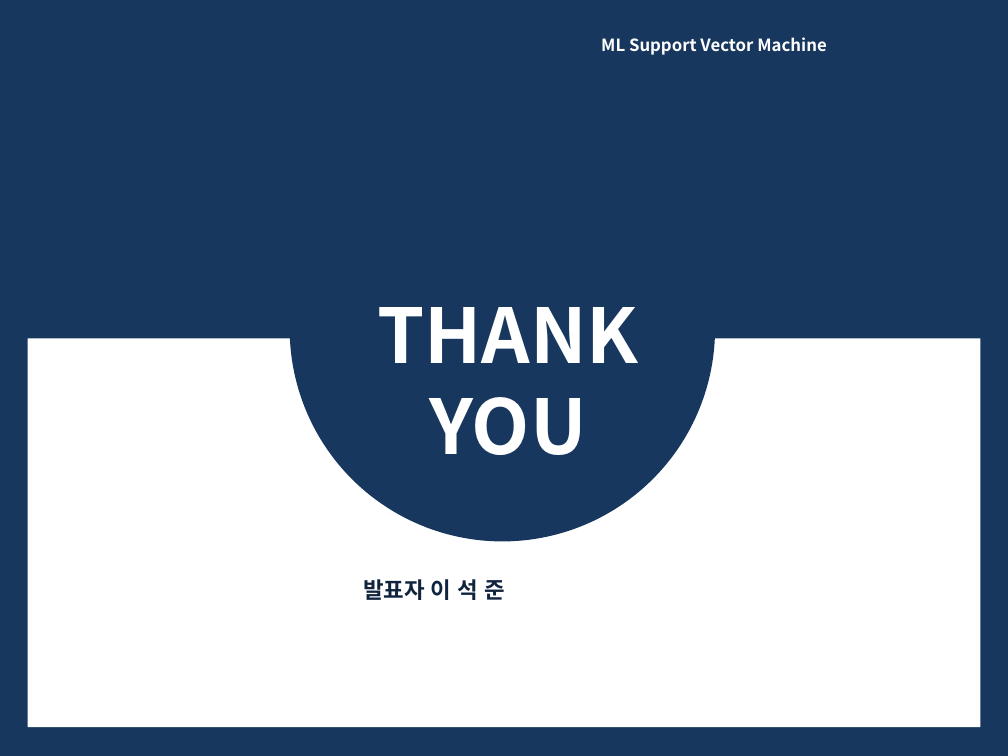
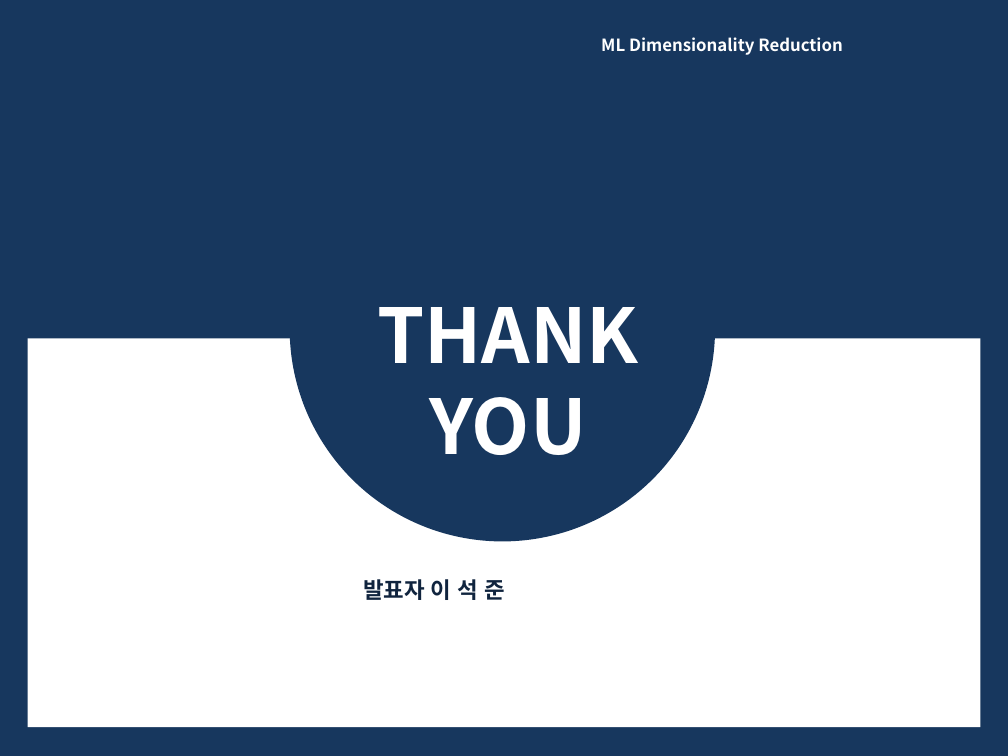
Before and after one commit to ykykyk112/machine_learning, a slide deck: slide 32 of ML_Algorithm_Review/Dimensionality_Reduction_Review.pptx. Drawn at 1008x756 pixels with LibreOffice and Linux fonts; fonts in the diff are those of the drawing. Boxes give left, top, right and bottom in pixels: in the first picture for what was removed or moved away, otherwise in the second. Text is boxed around its words. In the diff, an @@ line names an element or a change of style, - is before the commit and + after.

Commit message:
2021.02.23 Dimensionality Reduction Review File 추가
- Add some commentary
- Revise some graph

```diff
--- a/ML_Algorithm_Review/Dimensionality_Reduction_Review.pptx
+++ b/ML_Algorithm_Review/Dimensionality_Reduction_Review.pptx
@@ text at <box>601,37,843,55</box>: text changed @@
-ML Support Vector Machine
+ML Dimensionality Reduction
```
Also in this commit, not shown: 5 other slides changed.
